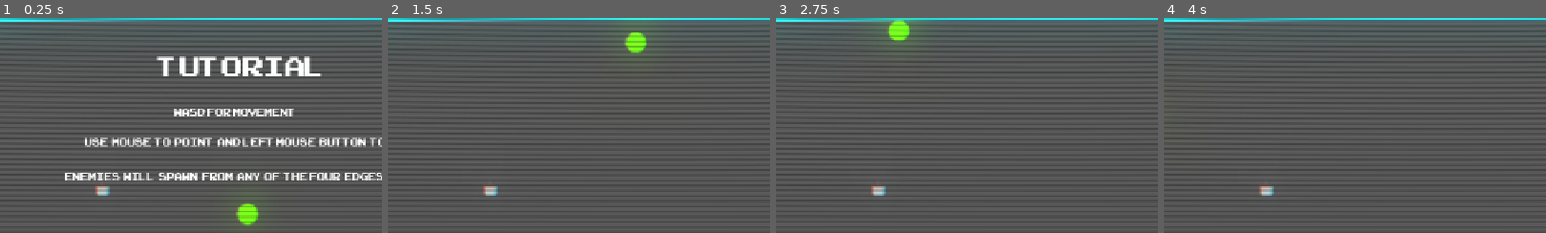
Above: before the commit, frames 1-4 (left to right).
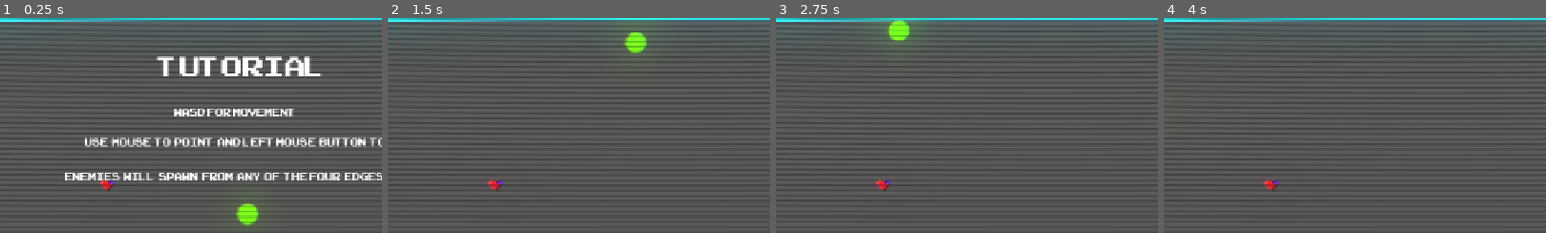
Above: after the commit, the same moments.

Repository: ktosox/GWJ80
Game: Godot game, scene res://level/test_level.tscn
The game is run twice, just before and just after one commit, with the same random seed, the same clock (stepped at 60 frames per second) and the same inputs.
Inputs (mouse positions are % of the whole screen's width and height, from its top left):
- Up to frame 1 (0.25 s): no input
- Up to frame 2 (1.5 s): tap Enter (tutorial_exit) at 0.5 s; move the mouse to (45, 70) at 0.52 s; press the mouse at (45, 70) at 0.53 s; hold W (up) from 0.53 s (still down); move the mouse to (80, 65) at 1.27 s; release the mouse at (80, 65) at 1.28 s; click (80, 65) at 1.35 s
- Up to frame 3 (2.75 s): tap Space at 2 s; move the mouse to (20, 35) at 2.02 s; release W (up) at 2.03 s; press the mouse at (20, 35) at 2.03 s; hold A (left) from 2.03 s (still down)
- Up to frame 4 (4 s): move the mouse to (55, 50) at 2.77 s; release the mouse at (55, 50) at 2.78 s; click (55, 50) at 2.85 s; move the mouse to (35, 25) at 3.52 s; release A (left) at 3.53 s; press the mouse at (35, 25) at 3.53 s; hold Down (down) from 3.53 s (still down)
The pictures show only the part of the screen within x 14-64%, y 0-50%; the shares and areas given below are measured in that part.

The runs differ from the first frame. In frame 1, 0.3% of the frame differs, in the area x 24-31%, y 74-83%; in frame 2, 0.3%; in frame 3, 0.3%; in frame 4, 0.3%.

Commit message:
a minor change in code

Diff:
--- a/Game/pick_up/pickup.gd
+++ b/Game/pick_up/pickup.gd
@@ -16,7 +16,6 @@
 @onready var player = get_parent().get_node("Player")
 # Called when the node enters the scene tree for the first time.
 func _ready() -> void:
-	randomize_pickup = true
 	if randomize_pickup:
 		pickup_type = randi_range(0,Pickup.size())
 	if(pickup_type == Pickup.health):
